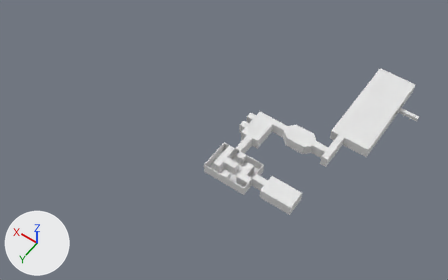
What one commit did to the Blender file Blender/MinnHax2024.blend.
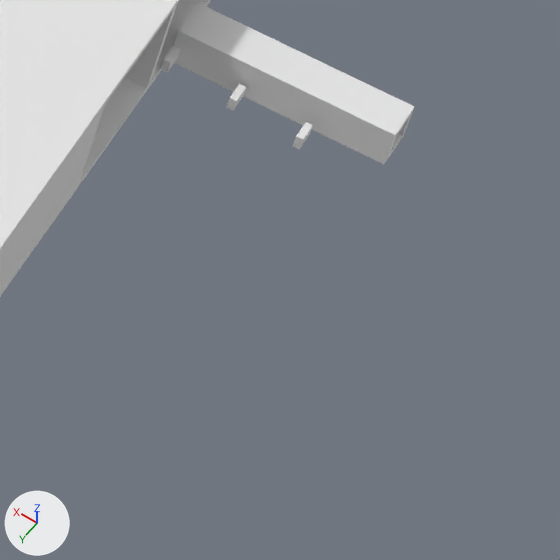
The first picture shows the older version from a 50 mm lens placed at (-116.0, 677.0, 739.0), pointed at (231.0, 190.0, -25.0). The close-ups show both versions on the part from 86% to 96% of the width and 38% to 55% of the height of that picture; other places that the commit changed are outside them. Lighting does not change. The marker at lower left points along +X, +Y and +Z.
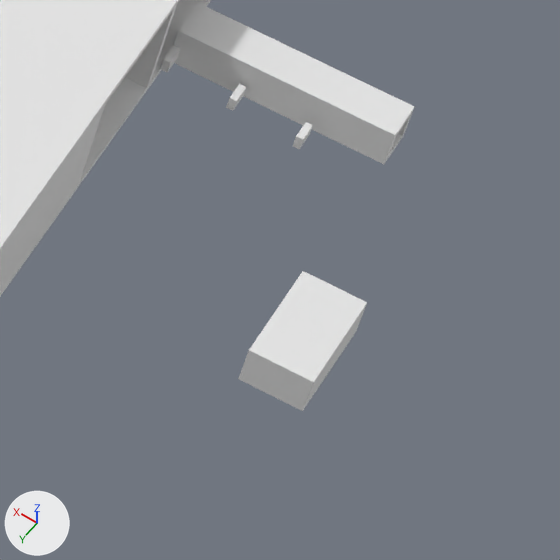
Pixel boxes (x1, y1, x2, y2) of what changed, in the close-ups (560 x 560 px):
```json
{"object": "Cube.226", "change": "added", "after": [269, 281, 367, 387]}
{"object": "Cube.227", "change": "added", "after": [247, 271, 324, 366]}
{"object": "Cube.225", "change": "added", "after": [247, 359, 315, 406]}
{"object": "Cube.221", "change": "added", "after": [238, 327, 358, 411]}
{"object": "Cube.224", "change": "added", "after": [309, 313, 362, 399]}
{"object": "Cube.003", "change": "moved", "before": [293, 122, 313, 149], "on screen": "not visible afterwards"}
{"object": "Cube.228", "change": "added", "after": [242, 355, 254, 373]}
{"object": "Cube.229", "change": "added", "after": [240, 370, 249, 377]}
{"object": "Cube.223", "change": "added", "after": [355, 309, 365, 330]}
```

Scene script edits in JSON lines:
```json
{"op": "add", "block": "me_cube_319", "code": ["me_cube_319 = bpy.data.meshes.new('Cube.319')", "me_cube_319.from_pydata(...)  # a box spanning x 4.0..5.0, y -4.0..12.0, z -4.0..-3.0"]}
{"op": "add", "block": "me_cube_318", "code": ["me_cube_318 = bpy.data.meshes.new('Cube.318')", "me_cube_318.from_pydata(...)  # a box spanning x 4.0..5.0, y -4.0..12.0, z -4.0..-1.0"]}
{"op": "add", "block": "me_cube_317", "code": ["me_cube_317 = bpy.data.meshes.new('Cube.317')", "me_cube_317.from_pydata(...)  # a box spanning x 2.0..5.0, y -4.0..12.0, z -2.0..-1.0"]}
{"op": "add", "block": "me_cube_310", "code": ["me_cube_310 = bpy.data.meshes.new('Cube.310')", "me_cube_310.from_pydata(...)  # a box spanning x -1.0..5.0, y -4.0..12.0, z -2.0..-1.0"]}
{"op": "add", "block": "me_cube_309", "code": ["me_cube_309 = bpy.data.meshes.new('Cube.309')", "me_cube_309.from_pydata(...)  # a box spanning x -8.0..0.0, y 0.0..1.0, z -1.0..3.0"]}
{"op": "add", "block": "me_cube_308", "code": ["me_cube_308 = bpy.data.meshes.new('Cube.308')", "me_cube_308.from_pydata(...)  # a box spanning x -8.0..-7.0, y 0.0..14.0, z -1.0..3.0"]}
{"op": "add", "block": "me_cube_305", "code": ["me_cube_305 = bpy.data.meshes.new('Cube.305')", "me_cube_305.from_pydata(...)  # a box spanning x -9.0..0.0, y -5.0..11.0, z 2.0..3.0"]}
{"op": "set", "path": "ob_cube_003.location", "old": "(10.0, 7.0, 1.0)", "new": "(-1.0, 35.0, 1.0)"}
{"op": "add", "block": "ob_cube_229", "code": ["ob_cube_229 = bpy.data.objects.new('Cube.229', me_cube_319)", "ob_cube_229.location = (-6.0, 35.0, 4.0)"]}
{"op": "add", "block": "ob_cube_228", "code": ["ob_cube_228 = bpy.data.objects.new('Cube.228', me_cube_318)", "ob_cube_228.location = (-6.0, 35.0, 5.0)"]}
{"op": "add", "block": "ob_cube_227", "code": ["ob_cube_227 = bpy.data.objects.new('Cube.227', me_cube_317)", "ob_cube_227.location = (-6.0, 35.0, 6.0)"]}
{"op": "add", "block": "ob_cube_226", "code": ["ob_cube_226 = bpy.data.objects.new('Cube.226', me_cube_310)", "ob_cube_226.location = (-9.0, 35.0, 6.0)"]}
{"op": "add", "block": "ob_cube_225", "code": ["ob_cube_225 = bpy.data.objects.new('Cube.225', me_cube_309)", "ob_cube_225.location = (-2.0, 46.0, 1.0)"]}
{"op": "add", "block": "ob_cube_224", "code": ["ob_cube_224 = bpy.data.objects.new('Cube.224', me_cube_308)", "ob_cube_224.location = (-2.0, 32.0, 1.0)"]}
{"op": "add", "block": "ob_cube_223", "code": ["ob_cube_223 = bpy.data.objects.new('Cube.223', me_cube_309.copy())", "ob_cube_223.location = (-2.0, 31.0, 1.0)"]}
{"op": "add", "block": "ob_cube_221", "code": ["ob_cube_221 = bpy.data.objects.new('Cube.221', me_cube_305)", "ob_cube_221.location = (-1.0, 36.0, -3.0)"]}
```
